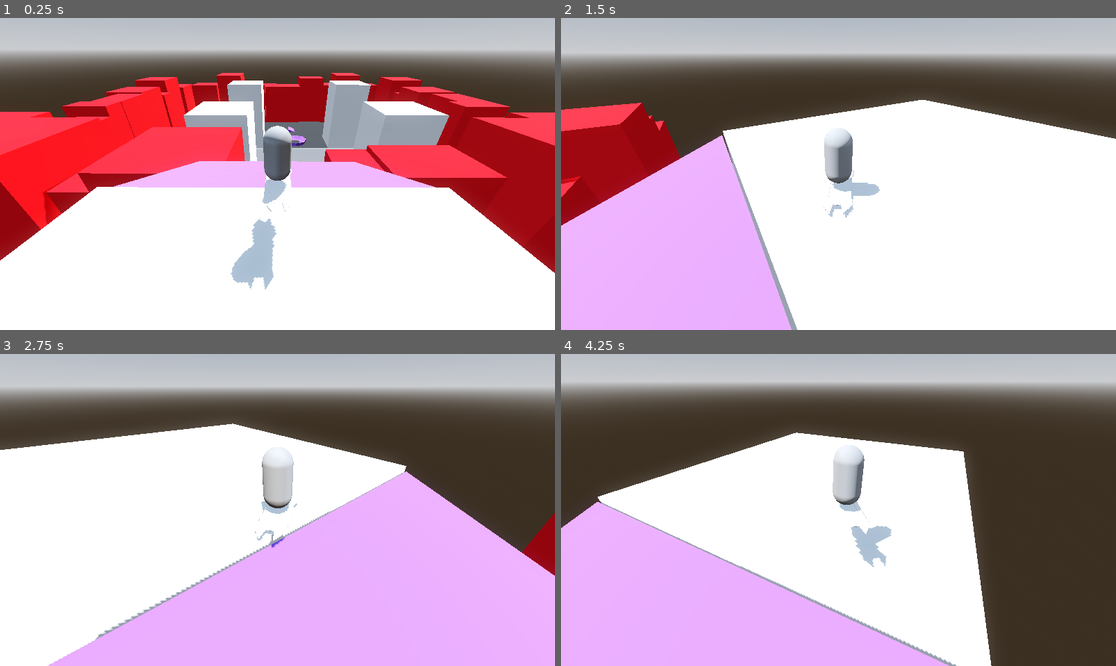
Above: before the commit, frames 1-4 (two rows, left to right).
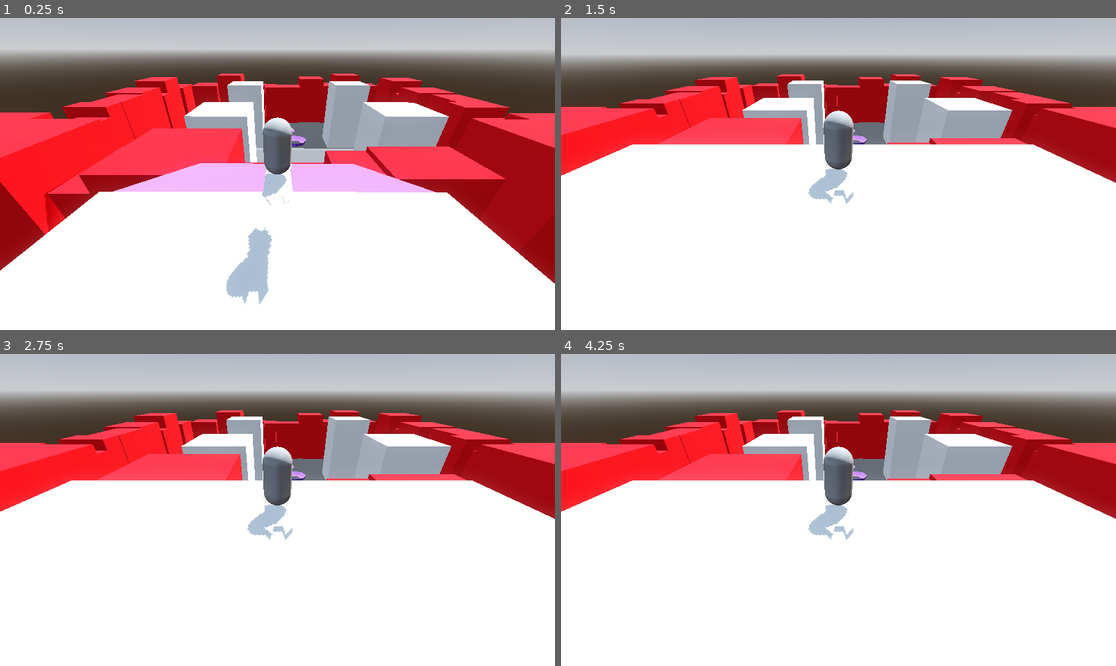
Above: after the commit, the same moments.

Repository: highrower/big-mode-26
Game: Godot game, scene res://Worlds/prototype_level.tscn
Same seed, same stepped clock (60 frames per second), same inputs: the game is played once before the commit and once after it.
Inputs (mouse positions are in pixels of both pictures, inside the frame that each line leads up to):
- Up to frame 1 (0.25 s): no input
- Up to frame 2 (1.5 s): tap Enter at 0.5 s; move the mouse to (960, 158) at 0.52 s; hold D (move_right) 0.53-1.28 s; hold Shift (drift) 0.53-1.28 s; tap Space (jump) at 0.77, 0.8, 1.07, 1.35 s; move the mouse to (727, 189) at 1.27 s; hold S (brake) from 1.28 s (still down)
- Up to frame 3 (2.75 s): tap Space (jump) at 1.52, 1.82 s; tap Shift (drift) at 1.55 s; move the mouse to (333, 441) at 2.02 s; release S (brake) at 2.03 s; hold D (move_right) from 2.03 s (still down); hold Space (jump) from 2.03 s (still down); click (333, 441) at 2.1 s
- Up to frame 4 (4.25 s): move the mouse to (810, 572) at 2.77 s; release D (move_right) at 2.78 s; release Space (jump) at 2.78 s; hold W (accelerate) 2.78-3.53 s; tap Shift (drift) at 2.85 s; tap Space (jump) at 3.02, 3.32, 3.77, 3.8, 4.07 s; move the mouse to (1005, 556) at 3.52 s; hold A (move_left) from 3.53 s (still down); hold Shift (drift) from 3.53 s (still down)

The runs differ from the first frame. In frame 1, 5.2% of the frame differs, in the area x 0-100%, y 17-93%; in frame 2, 41%; in frame 3, 58%; in frame 4, 62%, in the area x 0-100%, y 9-100%.
Error after the commit: Parse Error: Expected statement, found "Indent" instead. (res://player/movement/player_controller.gd:107)

Commit message:
set up drift components/visual components
its not funtional yet but this is progress for the drift stages and stuff

Diff:
--- /dev/null
+++ b/player/drift_manager.gd
@@ -0,0 +1,43 @@
+extends Node
+
+signal drift_stage_changed(stage: int)
+signal boost_ready(force_amount: float)
+
+@export var stage_1_time := 1.5
+@export var stage_2_time := 3.0
+@export var boost_force_1 := 50.0
+@export var boost_force_2 := 100.0
+
+var drift_timer := 0.0
+var current_stage := 0
+var is_drifting := false
+
+func start_drift():
+	is_drifting = true
+	drift_timer = 0.0
+	current_stage = 0
+	drift_stage_changed.emit(1)
+
+func stop_drift():
+	is_drifting = false
+
+	if current_stage == 2:
+		boost_ready.emit(boost_force_1)
+	elif current_stage == 3:
+		boost_ready.emit(boost_force_2)
+
+	current_stage = 0
+	drift_stage_changed.emit(0)
+
+func _process(delta):
+	if is_drifting:
+		drift_timer += delta
+
+		var old_stage = current_stage
+		if drift_timer > stage_2_time:
+			current_stage = 3
+		elif drift_timer > stage_1_time:
+			current_stage = 2
+
+		if old_stage != current_stage:
+			drift_stage_changed.emit(current_stage)
--- a/player/movement/player_controller.gd
+++ b/player/movement/player_controller.gd
@@ -1,6 +1,7 @@
 extends RigidBody3D
 
 @onready var rays = get_tree().get_nodes_in_group("Raycasts")
+@onready var drift_manager = $DriftManager
 
 @export_group("Movement")
 @export var acceleration := 60.0
@@ -18,8 +19,11 @@
 @export_range(0.0, 1.0) var grip_standard := 0.95
 @export_range(0.0, 1.0) var grip_drift := 0.01
 
+var pending_boost := 0.0
+
 func _ready():
 	angular_damp = 5.0
+	drift_manager.boost_ready.connect(_on_boost_ready)
 
 func _integrate_forces(state: PhysicsDirectBodyState3D) -> void:
 	var dt = state.step
@@ -39,6 +43,11 @@
 	var turn_input = Input.get_axis("move_right", "move_left") # Inverted for standard turning
 	var gas_input = Input.get_axis("brake", "accelerate")
 	var is_drifting = Input.is_action_pressed("drift")
+
+	if Input.is_action_just_pressed("drift"):
+		drift_manager.start_drift()
+	if Input.is_action_just_released("drift"):
+		drift_manager.stop_drift()
 
 	if turn_input != 0:
 		var rot_amount = turn_input * turn_speed
@@ -61,6 +70,10 @@
 			local_velocity.z -= acceleration * dt
 		elif gas_input < 0:
 			local_velocity.z += acceleration * dt
+		if pending_boost > 0:
+			print("hello")
+			state.apply_central_impulse(state.transform.basis.z * -pending_boost)
+			pending_boost = 0
 	else:
 		var vertical_vel = state.linear_velocity.y
 
@@ -91,3 +104,7 @@
 func take_damage(damage):
 	self.health-=damage
 	print("PLAYER:"+str(self.health))
+		state.apply_central_impulse(state.transform.basis.y * jump_force * mass)
+
+func _on_boost_ready(amount):
+	pending_boost = amount
--- /dev/null
+++ b/player/visuals_manager.gd
@@ -0,0 +1,13 @@
+extends Node
+
+@export var sparks_stage_1 : GPUParticles3D
+@export var sparks_stage_2 : GPUParticles3D
+
+func _on_drift_manager_stage_changed(stage: int):
+	sparks_stage_1.emitting = false
+	sparks_stage_2.emitting = false
+
+	if stage == 1:
+		sparks_stage_1.emitting = true
+	elif stage == 2:
+		sparks_stage_2.emitting = true
Not shown, added: player/drift_manager.gd.uid
Not shown, added: player/visuals_manager.gd.uid
